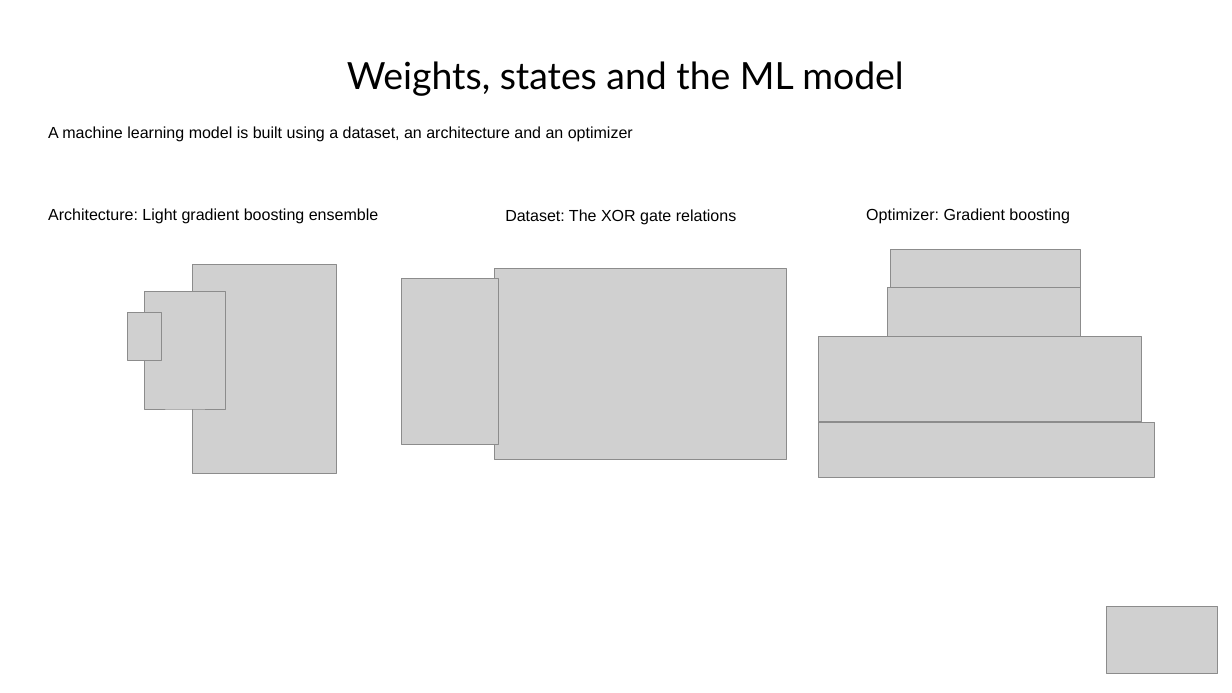
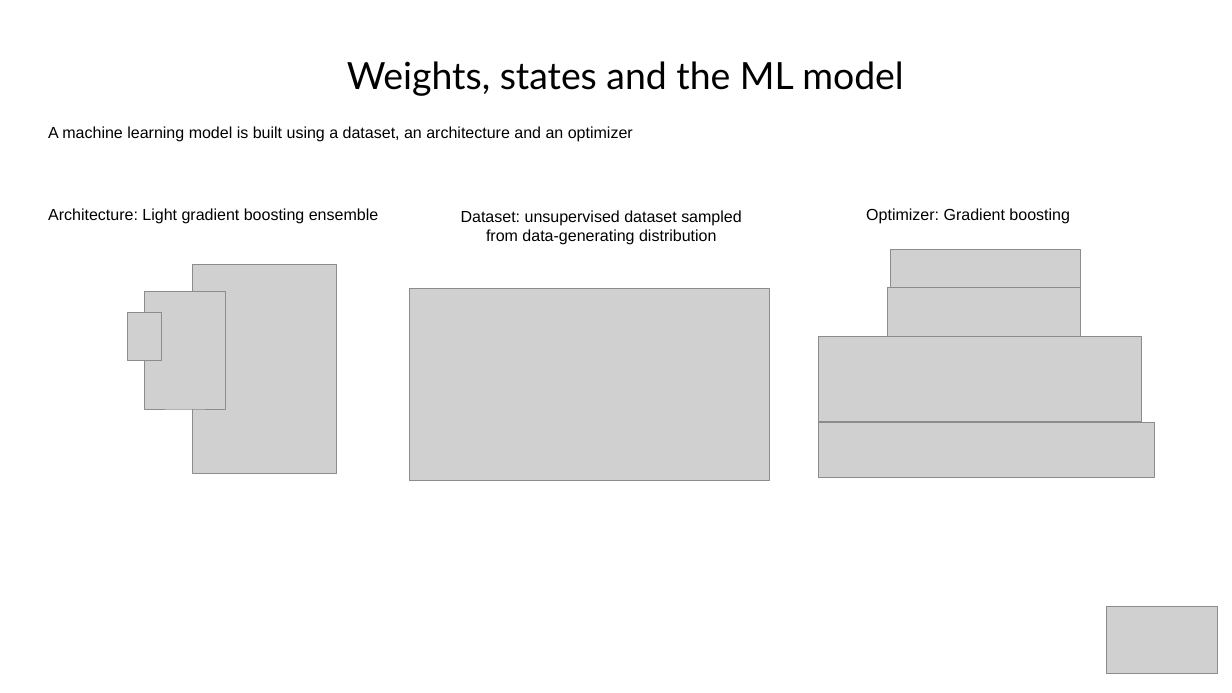
Before and after one commit to akinwilson/heed, a slide deck: slide 6 of representation-learning.odp. Drawn at 1232x693 pixels with LibreOffice and Linux fonts; fonts in the diff are those of the drawing; grey boxes stand for pictures; background and template pictures are left out. Boxes give left, top, right and bottom in pixels: in the first picture for what was removed or moved away, otherwise in the second. Text is boxed around its words. In the diff, an @@ line names an element or a change of style, - is before the commit and + after.

```diff
--- a/representation-learning.odp
+++ b/representation-learning.odp
@@ text removed at [505,209,737,225] @@
-Dataset: The XOR gate relations
@@ text added at [461,210,741,245], 12 pt, text #000000 @@
+Dataset: unsupervised dataset sampled from data-generating distribution
@@ picture removed at [401,279,499,445] @@
@@ picture: place and size @@
-picture at [494,269,786,460]
+picture at [409,289,769,480]
```
Also in this commit, not shown: 3 other slides changed, 5 slides added, 2 slides removed.
